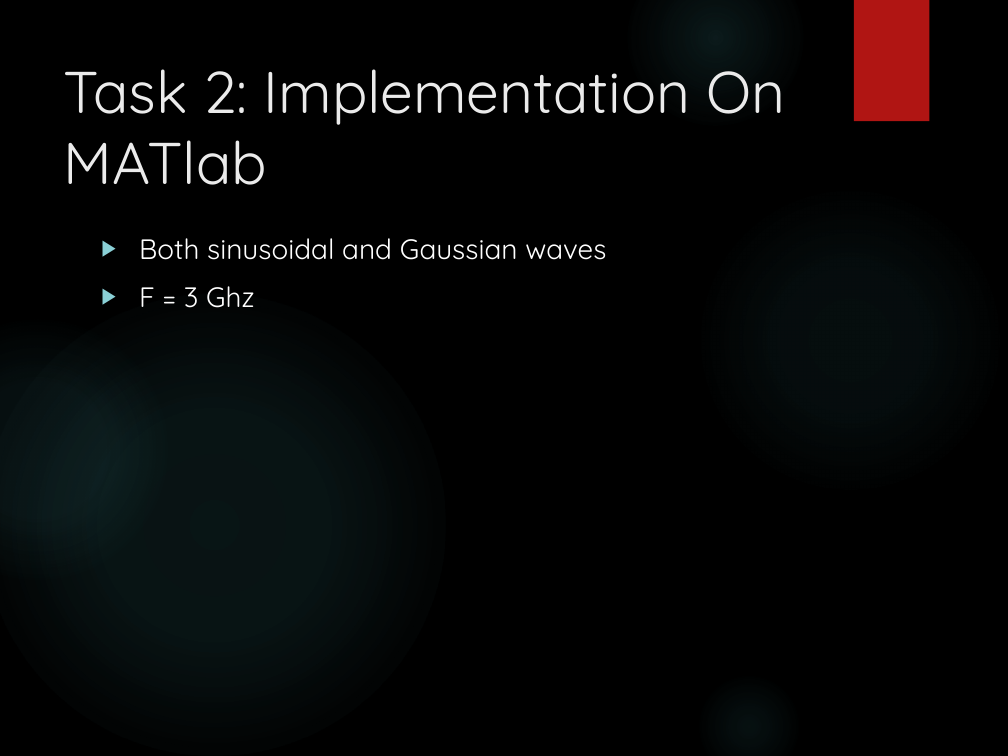
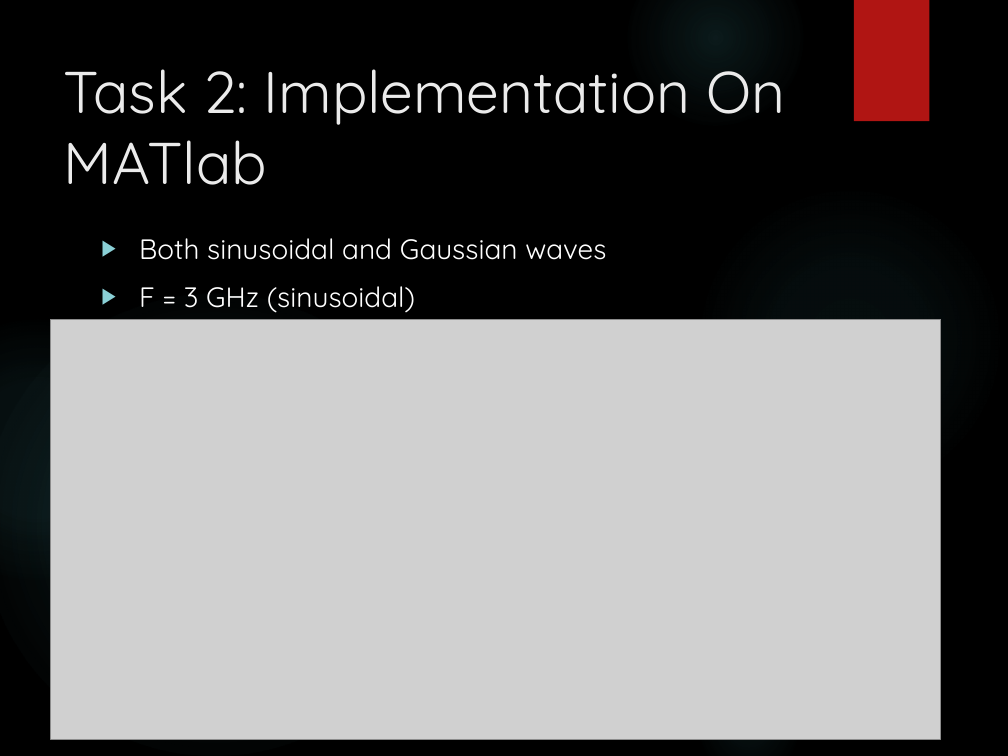
Before and after one commit to junaidnasir/gpu-em-nim, a slide deck: slide 11 of FYP_Defense_Presentation/FYP-1_presentation.pptx (slide 10 before the commit). Drawn at 1008x756 pixels with LibreOffice and Linux fonts; fonts in the diff are those of the drawing; grey boxes stand for pictures; background and template pictures are left out. Boxes give left, top, right and bottom in pixels: in the first picture for what was removed or moved away, otherwise in the second. Text is boxed around its words. In the diff, an @@ line names an element or a change of style, - is before the commit and + after.

```diff
--- a/FYP_Defense_Presentation/FYP-1_presentation.pptx
+++ b/FYP_Defense_Presentation/FYP-1_presentation.pptx
@@ text at <box>139,286,415,313</box>: text changed @@
-▶ F = 3 Ghz
+▶ F = 3 GHz (sinusoidal)
@@ picture added at <box>50,320,940,740</box> @@
```
Also in this commit, not shown: 10 other slides changed, 5 slides added.
